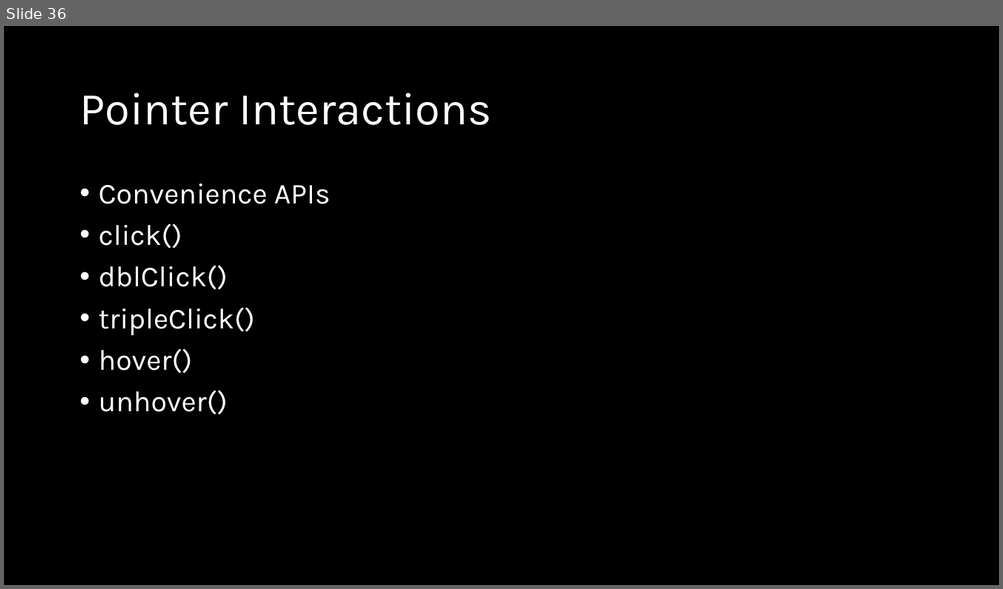
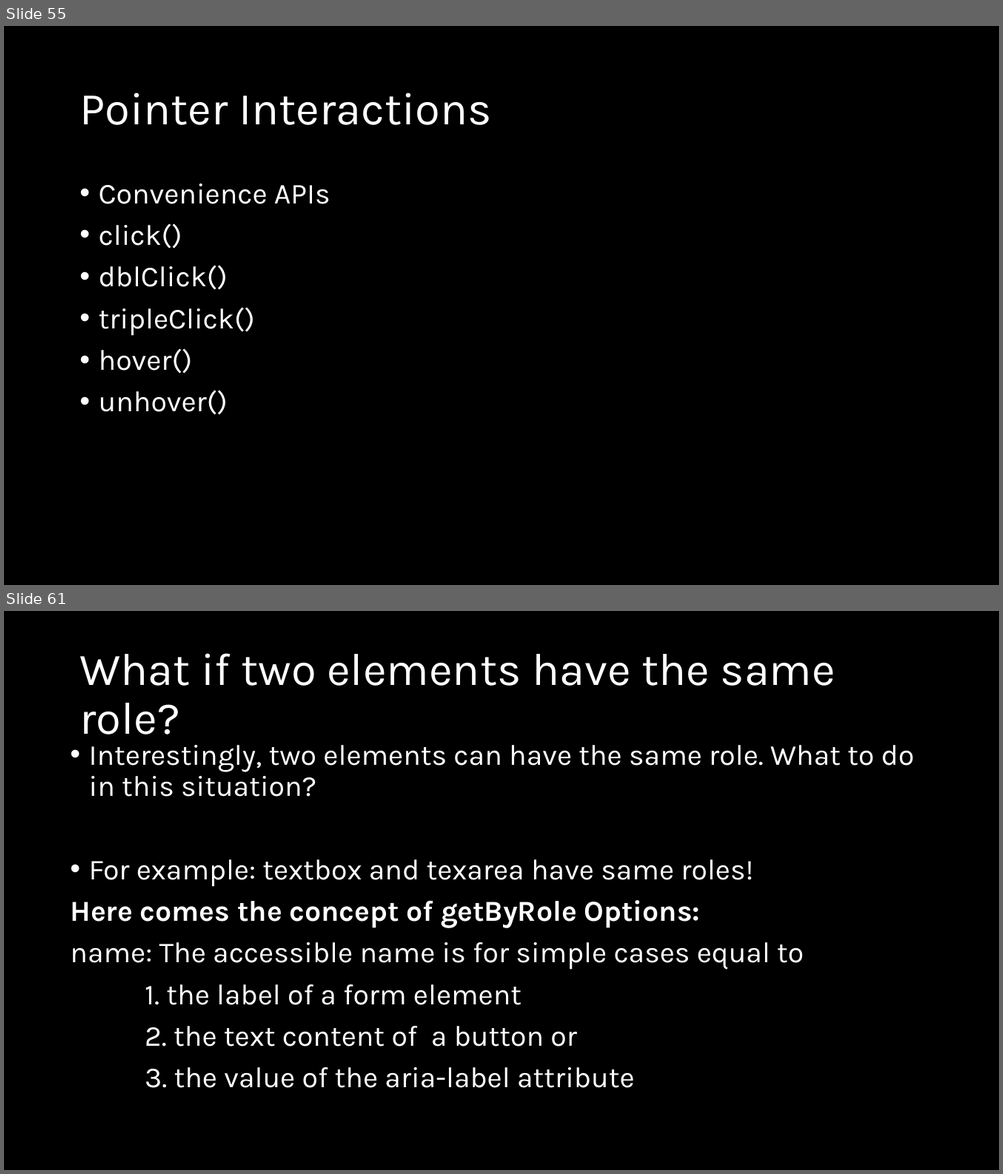
Before and after one commit to natiquekeyin/fall2024, a slide deck: JavaScript/Week12/Week12.pptx. Shown one above the other, each under a label of ours: slide 36 before the commit, slides 55 and 61 after it; the slides between them are not shown. The pictures are 1003x589 and 1003x1174 pixels, drawn with LibreOffice and Linux fonts; fonts in the diff are those of the drawing. Boxes give left, top, right and bottom in pixels: in the first picture for what was removed or moved away, otherwise in the second. Text is boxed around its words. In the diff, an @@ line names an element or a change of style, - is before the commit and + after.

```diff
--- a/JavaScript/Week12/Week12.pptx
+++ b/JavaScript/Week12/Week12.pptx
@@ slide 61 added at <box>4,611,999,1170</box>, background #000000 @@
@@ title added at <box>79,653,835,735</box>, 44 pt, text #FFFFFF @@
+What if two elements have the same role?
@@ text added at <box>70,745,914,1088</box>, 28 pt, text #FFFFFF @@
+• Interestingly, two elements can have the same role. What to do in this situation?
+• For example: textbox and texarea have same roles!
+Here comes the concept of getByRole Options:
+name: The accessible name is for simple cases equal to
+1. the label of a form element
+2. the text content of a button or
+3. the value of the aria-label attribute
@@ what was slide 36 is now slide 55 @@
```
Also in this commit, not shown: 53 other slides added, 1 other file.
